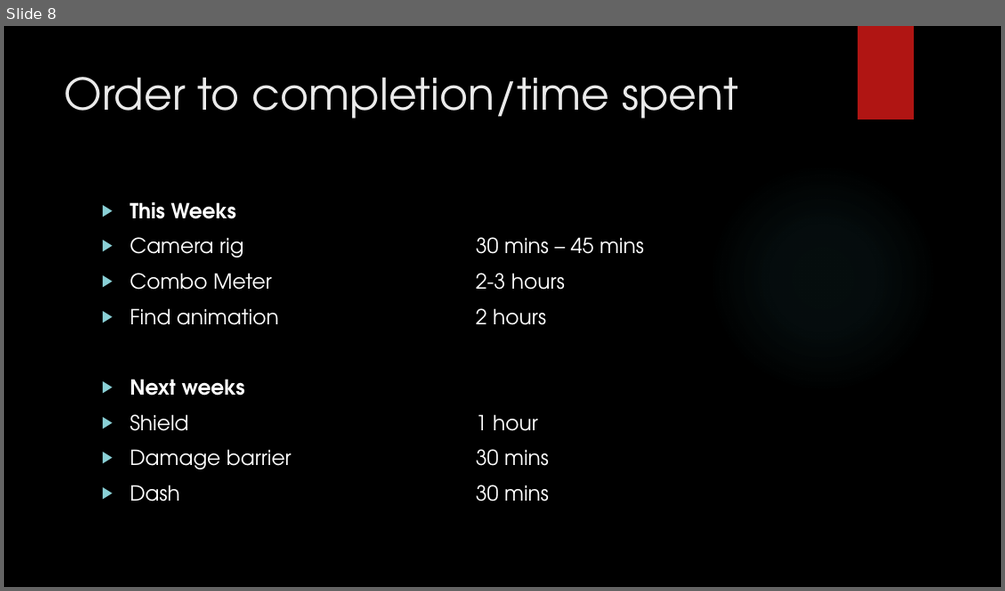
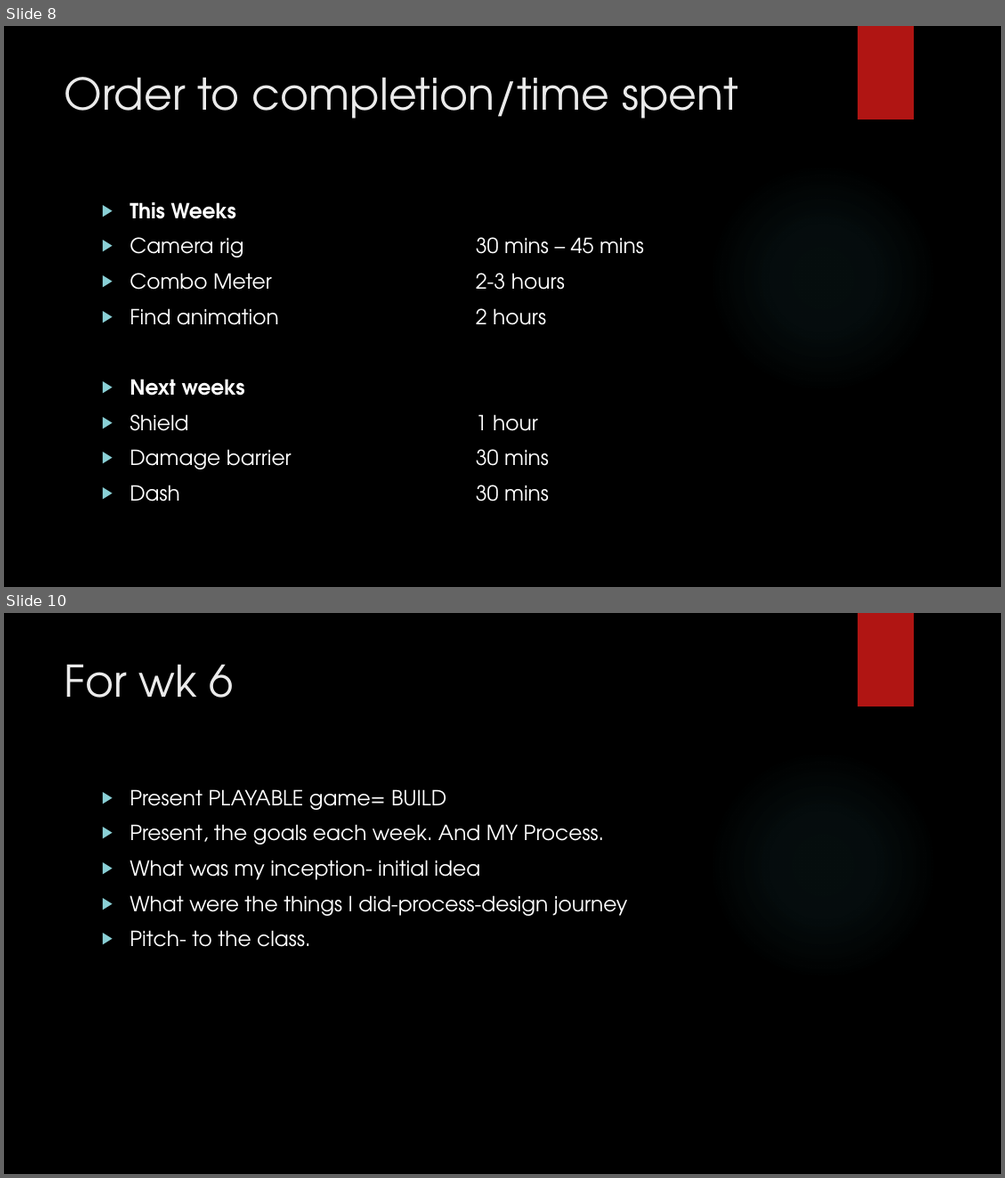
Before and after one commit to Faeblaze/Charged-attack-prototype, a slide deck: by next week.pptx. Shown one above the other, each under a label of ours: slide 8 before the commit, slides 8 and 10 after it; the slides between them are not shown. The pictures are 1005x591 and 1005x1178 pixels, drawn with LibreOffice and Linux fonts; fonts in the diff are those of the drawing; background and template pictures are left out. Boxes give left, top, right and bottom in pixels: in the first picture for what was removed or moved away, otherwise in the second. Text is boxed around its words. In the diff, an @@ line names an element or a change of style, - is before the commit and + after.

```diff
--- a/by next week.pptx
+++ b/by next week.pptx
@@ slide 10 added at bbox=[4, 613, 1001, 1174], background picture (left out); not listed: 2 template elements that a slide beside it also shows @@
@@ title added at bbox=[65, 664, 234, 698], 42 pt, text #EBEBEB @@
+For wk 6
@@ text added at bbox=[129, 789, 628, 947], 20 pt, text #FFFFFF @@
+▶ Present PLAYABLE game= BUILD
+▶ Present, the goals each week. And MY Process.
+▶ What was my inception- initial idea
+▶ What were the things I did-process-design journey
+▶ Pitch- to the class.
```
Also in this commit, not shown: 1 slide changed, 3 other files.
